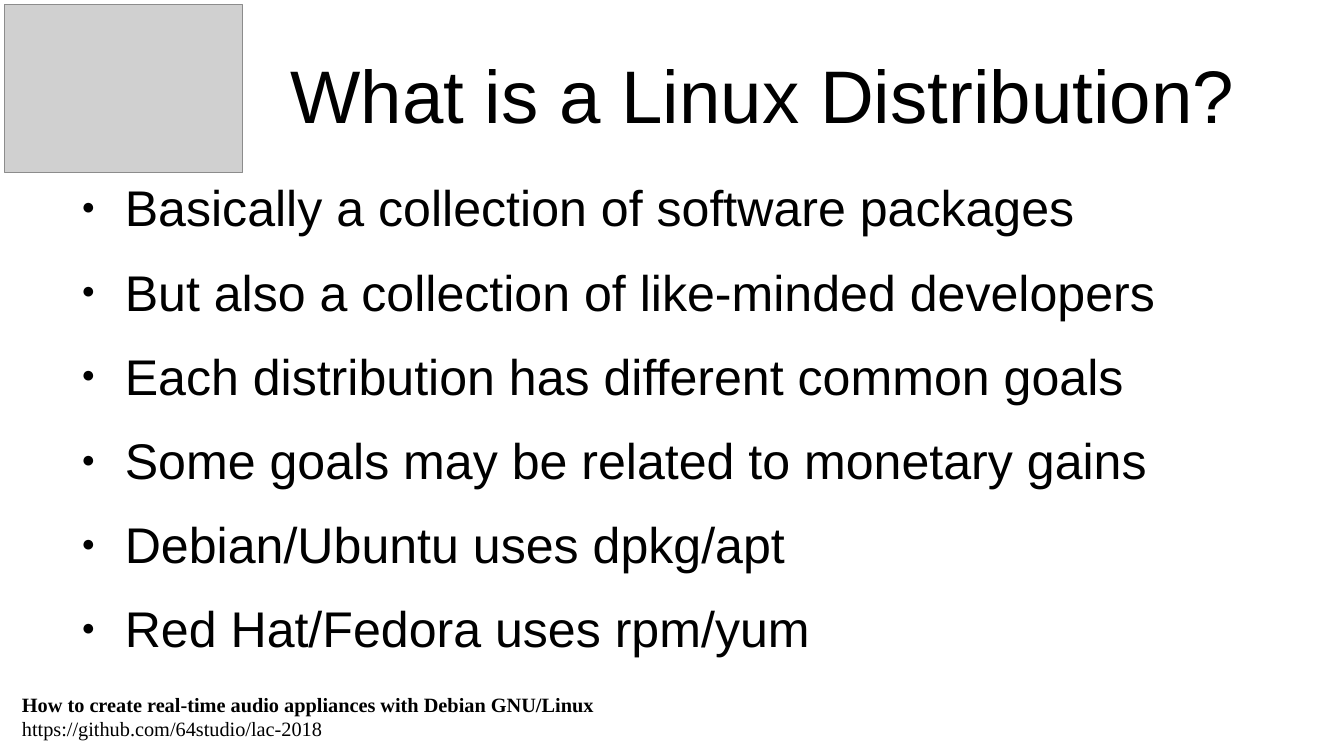
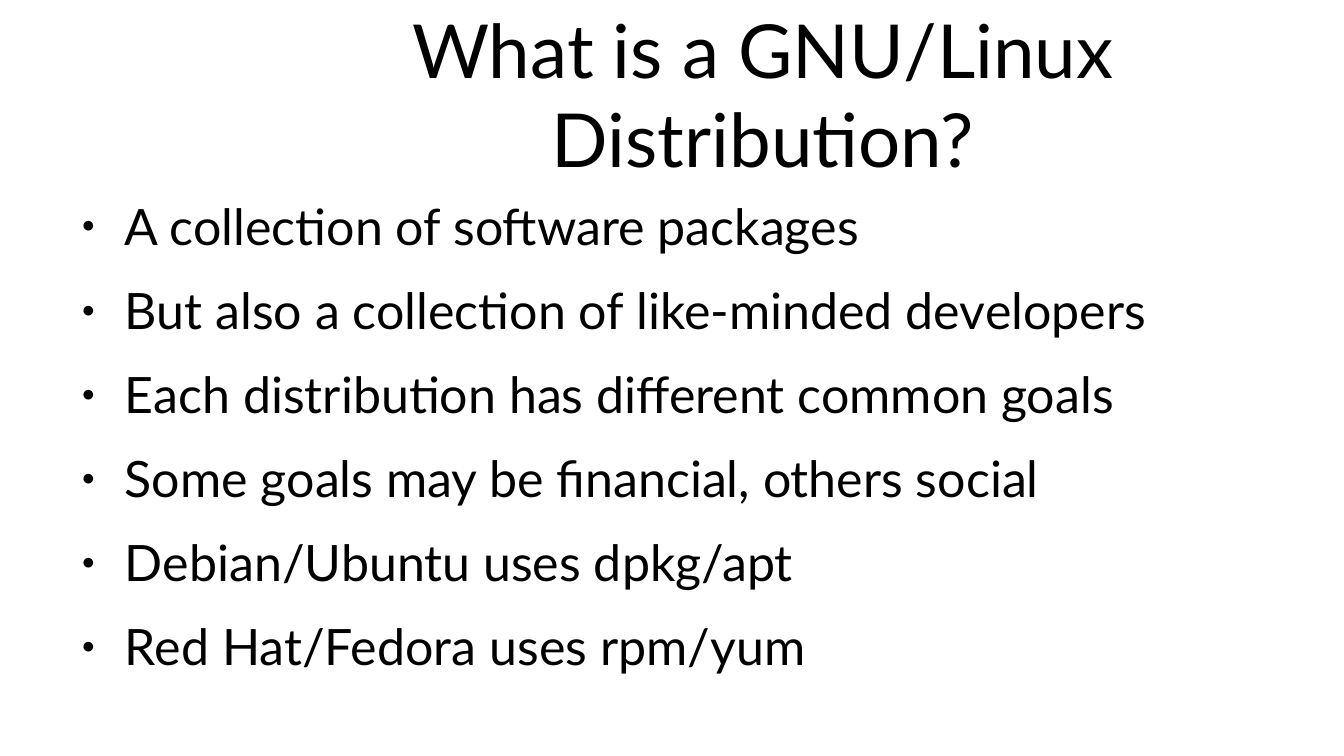
Before and after one commit to 64studio/lac-2018, a slide deck: slide 5 of lac_workshop_template-creating_appliances_slides.odp. Drawn at 1344x756 pixels with LibreOffice and Linux fonts; fonts in the diff are those of the drawing; grey boxes stand for pictures; background and template pictures are left out. Boxes give left, top, right and bottom in pixels: in the first picture for what was removed or moved away, otherwise in the second. Text is boxed around its words. In the diff, an @@ line names an element or a change of style, - is before the commit and + after.

```diff
--- a/lac_workshop_template-creating_appliances_slides.odp
+++ b/lac_workshop_template-creating_appliances_slides.odp
@@ picture removed at (5, 5, 243, 173) @@
@@ title at (412, 23, 1113, 168): text changed; font Arial to Lato @@
-What is a Linux Distribution?
+What is a GNU/Linux Distribution?
@@ text "A collection of software packages": place and size @@
-text "A collection of software packages" at (125, 189, 1155, 657)
+text "A collection of software packages" at (125, 208, 1146, 674)
@@ text at (125, 208, 859, 254): text changed; font Arial to Lato @@
-● Basically a collection of software packages
+● A collection of software packages
@@ text at (125, 292, 1146, 674): font Arial to Lato in "But also a collection of like-minded developers", "Each distribution has different common goals", "Debian/Ubuntu uses dpkg/apt", "Red Hat/Fedora uses rpm/yum" @@
@@ text at (125, 460, 1039, 506): text changed; font Arial to Lato @@
-● Some goals may be related to monetary gains
+● Some goals may be financial, others social
@@ text removed at (22, 698, 594, 741) @@
-How to create real-time audio appliances with Debian GNU/Linux
-https://github.com/64studio/lac-2018
```
Also in this commit, not shown: 11 other slides changed, 1 slide added, 2 slides removed, 1 other file.
